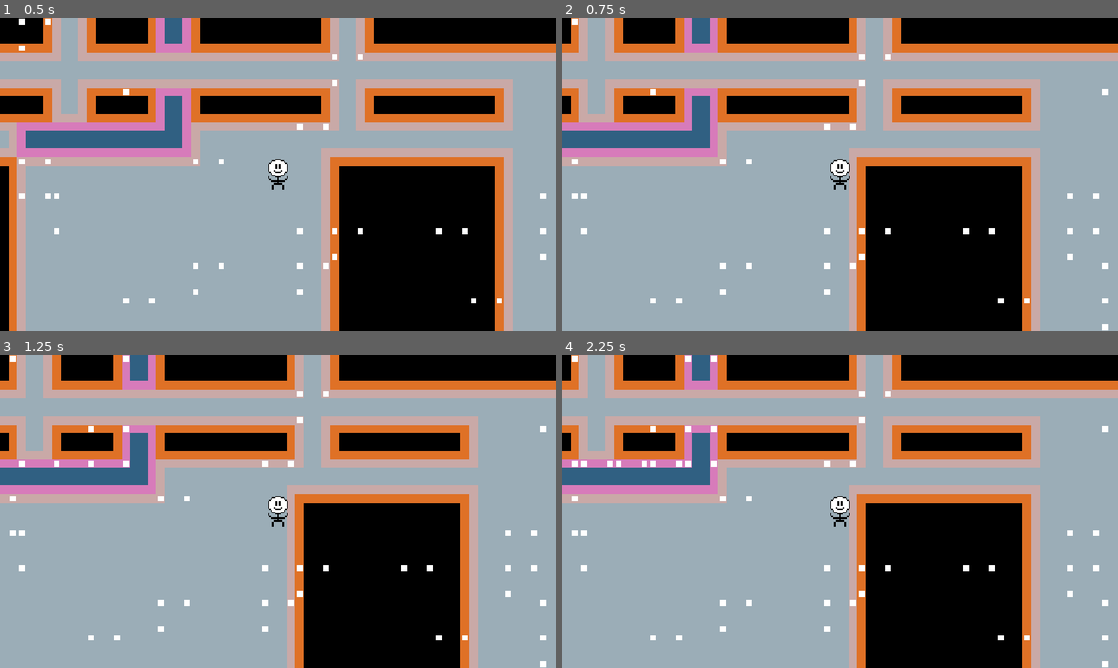
Above: before the commit, frames 1-4 (two rows, left to right).
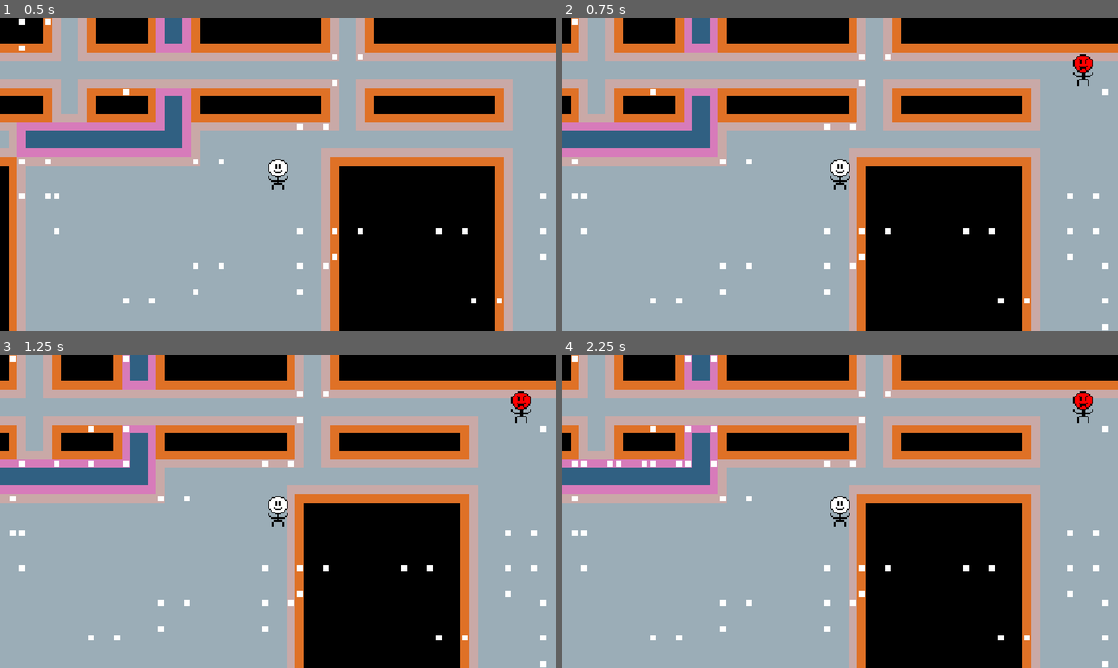
Above: after the commit, the same moments.

Repository: jessica-seabolt/novice
Game: Godot game, scene res://dungeon/dungeon.tscn
Same seed, same stepped clock (60 frames per second), same inputs: the game is played once before the commit and once after it.
Inputs:
- Up to frame 1 (0.5 s): no input
- Up to frame 2 (0.75 s): tap Enter at 0.5 s; hold D (move_right) from 0.53 s (still down); hold Shift (sprint) from 0.53 s (still down)
- Up to frame 3 (1.25 s): keep holding D (move_right); keep holding Shift (sprint)
- Up to frame 4 (2.25 s): tap Space at 1.25 s; release D (move_right) at 1.28 s; release Shift (sprint) at 1.28 s; hold S (move_down) 1.28-2.03 s; tap Shift (sprint) at 1.35 s; tap Enter at 2 s; hold D (move_right) from 2.03 s (still down); hold Shift (sprint) from 2.03 s (still down)

Frame 1 is identical in both runs. In frame 2, 0.2% of the frame differs, in the area x 91-96%, y 11-22%; in frame 3, 0.2%; in frame 4, 0.2%.

Commit message:
Add mobs; build entities from components
- Entity is the class for anything that stands on a floor and
  takes turns. What it does on its turn comes from child components
- FloorState holds what entities need about the current floor
- MoveRules blocks stepping onto an occupied tile; RunRules also stops
  a run next to any entity
- Config sets a min and max mob count. Mobs spawn on reachable room
  tiles, never on the player or each other, but may start on stairs
  or in doorways
- WanderAI tells mobs how to traverse dungeon floors
- TurnSystem holds entities and can remove them
- Split the test sprite into player and mob sprites
- README: rename enemies to mobs and tick the item
- The printed floor grid now respects DebugConfig.DEBUG_GRID
- Plot against my cat

Diff:
--- a/dungeon/config/dc_test.tres
+++ b/dungeon/config/dc_test.tres
@@ -10,4 +10,6 @@
 dead_end_chance = 0.5
 river_count_min = 1
 river_count_max = 10
+mob_count_min = 3
+mob_count_max = 6
 metadata/_custom_type_script = "uid://ckcnwl4yosetn"
--- a/dungeon/config/dungeon_config.gd
+++ b/dungeon/config/dungeon_config.gd
@@ -2,8 +2,8 @@
 ## Holds configuration for dungeon generation, including room sizes, counts, and layout
 
 enum StairDirection {
-    DOWN, ## Each floor leads deeper
-    UP, ## Each floor leads higher, like a tower
+    UP, ## Dungeon uses regular floors
+    DOWN, ## Dungeon uses basement floors
 }
 
 ## Portion of FloorGrid's max width/height to actually use for this floor
@@ -49,3 +49,7 @@
 
 ## How many floors this dungeon has
 @export_range(1, 99) var floor_count: int = 10
+
+## Min and max number of mobs to spawn on this floor
+@export_range(0, 100) var mob_count_min: int = 0
+@export_range(0, 100) var mob_count_max: int = 0
--- /dev/null
+++ b/dungeon/data/floor_state.gd
@@ -0,0 +1,47 @@
+class_name FloorState extends RefCounted
+## Everything entities need to know about the floor they're on, rebuilt for each floor
+
+var grid: FloorGrid
+var rooms: Array[DungeonRoom]
+var reachable_tiles: Array[Vector2i]
+var rng: RandomNumberGenerator
+var occupancy: Occupancy = Occupancy.new()
+## How long a step's slide takes this turn
+## The player sets it as they move, so everything slides at the player's pace
+var step_duration: float = 0.15
+## 8-direction paths over the finished floor, shared by every entity that needs one
+var pathfinder: AStarGrid2D
+
+
+func _init(
+    floor_grid: FloorGrid,
+    floor_rooms: Array[DungeonRoom],
+    floor_reachable_tiles: Array[Vector2i],
+    floor_rng: RandomNumberGenerator
+) -> void:
+    grid = floor_grid
+    rooms = floor_rooms
+    reachable_tiles = floor_reachable_tiles
+    rng = floor_rng
+    pathfinder = _build_pathfinder(floor_grid)
+
+
+# Walls and water are solid, and a diagonal step is only allowed when both tiles beside its
+# corner are open, so every step a path takes is one MoveRules allows too
+# Entities aren't included, since they move every turn; blocking is checked as each step is taken
+static func _build_pathfinder(floor_grid: FloorGrid) -> AStarGrid2D:
+    var astar: AStarGrid2D = AStarGrid2D.new()
+    astar.region = Rect2i(0, 0, floor_grid.width, floor_grid.height)
+    astar.cell_size = Vector2(1, 1)
+    astar.diagonal_mode = AStarGrid2D.DIAGONAL_MODE_ONLY_IF_NO_OBSTACLES
+    astar.default_compute_heuristic = AStarGrid2D.HEURISTIC_OCTILE
+    astar.default_estimate_heuristic = AStarGrid2D.HEURISTIC_OCTILE
+    astar.update()
+
+    for y: int in range(floor_grid.height):
+        for x: int in range(floor_grid.width):
+            var p: Vector2i = Vector2i(x, y)
+            if not floor_grid.is_ground(p):
+                astar.set_point_solid(p, true)
+
+    return astar
--- /dev/null
+++ b/dungeon/data/occupancy.gd
@@ -0,0 +1,23 @@
+class_name Occupancy extends RefCounted
+## Tracks which entity is standing on which tile of a floor
+
+# Maps a tile to the entity standing on it
+var _entities: Dictionary = {}
+
+
+func is_occupied(p: Vector2i) -> bool:
+    return _entities.has(p)
+
+
+## The entity standing on p, or null if the tile is empty
+func get_entity(p: Vector2i) -> Entity:
+    return _entities.get(p)
+
+
+func place(entity: Entity, p: Vector2i) -> void:
+    _entities[p] = entity
+
+
+func move(entity: Entity, from: Vector2i, to: Vector2i) -> void:
+    _entities.erase(from)
+    _entities[to] = entity
--- a/dungeon/dungeon.gd
+++ b/dungeon/dungeon.gd
@@ -3,12 +3,14 @@
 
 const TEST_CONFIG = preload("res://dungeon/config/dc_test.tres")
 const PLAYER_SCENE: PackedScene = preload("res://entity/player/player.tscn")
+const MOB_SCENE: PackedScene = preload("res://entity/mob/mob.tscn")
 
 var config: DungeonConfig
-var grid: FloorGrid
-var player: Player
+var floor_state: FloorState
+var player: Entity
 var turn_system: TurnSystem
 var floor_number: int = 1
+var mobs: Array[Entity] = []
 
 @onready var floor_layer: TileMapLayer = $FloorLayer
 @onready var feature_layer: TileMapLayer = $FeatureLayer
@@ -24,15 +26,17 @@
 # Builds a fresh floor, puts the player on it, and starts taking turns
 func _start_floor() -> void:
     var ctx: GenerationContext = _generate_floor()
-    player.setup(grid, floor_layer, ctx.player_spawn)
+    floor_state = FloorState.new(ctx.grid, ctx.rooms, ctx.reachable_tiles, ctx.rng)
+    player.setup(floor_state, floor_layer, ctx.player_spawn)
+    _spawn_mobs(ctx)
     print("Floor ", floor_number)
     turn_system.run()
 
 
-func _on_actor_acted(actor: Player) -> void:
+func _on_actor_acted(actor: Entity) -> void:
     if actor != player:
         return
-    if grid.get_tile(player.grid_position).feature != DungeonTile.Feature.STAIRS:
+    if floor_state.grid.get_tile(player.grid_position).feature != DungeonTile.Feature.STAIRS:
         return
     if floor_number >= config.floor_count:
         return # The last floor's stairs lead nowhere yet
@@ -42,7 +46,7 @@
 
 
 func _generate_floor() -> GenerationContext:
-    grid = FloorGrid.new()
+    var grid: FloorGrid = FloorGrid.new()
     var floor_width: int = floori(float(FloorGrid.MAX_WIDTH) * config.grid_usage)
     var floor_height: int = floori(float(FloorGrid.MAX_HEIGHT) * config.grid_usage)
     grid.build(floor_width, floor_height)
@@ -55,7 +59,8 @@
     SpawnGenerator.generate(ctx)
     FloorRenderer.render(grid, floor_layer)
     FeatureRenderer.render(grid, feature_layer, config.stair_direction)
-    grid.print_grid()
+    if DebugConfig.DEBUG_GRID:
+        grid.print_grid()
 
     return ctx
 
@@ -65,6 +70,25 @@
     add_child(player)
 
 
+func _spawn_mobs(ctx: GenerationContext) -> void:
+    _reset_mobs()
+
+    for spawn: Vector2i in ctx.mob_spawns:
+        var mob: Entity = MOB_SCENE.instantiate()
+        add_child(mob)
+        mob.setup(floor_state, floor_layer, spawn)
+        turn_system.add_actor(mob)
+        mobs.append(mob)
+
+
+func _reset_mobs() -> void:
+    for mob: Entity in mobs:
+        turn_system.remove_actor(mob)
+        mob.queue_free()
+
+    mobs.clear()
+
+
 func _setup_turn_system() -> void:
     turn_system = TurnSystem.new()
     turn_system.add_actor(player)
--- a/dungeon/generation/generation_context.gd
+++ b/dungeon/generation/generation_context.gd
@@ -8,6 +8,7 @@
 var astar: AStarGrid2D
 var reachable_tiles: Array[Vector2i]
 var player_spawn: Vector2i
+var mob_spawns: Array[Vector2i]
 
 var _next_room_id: int
 
--- a/dungeon/generation/spawn_generator.gd
+++ b/dungeon/generation/spawn_generator.gd
@@ -4,7 +4,7 @@
 const NO_TILE: Vector2i = Vector2i(-1, -1)
 
 
-## Places the player and the stairs, each on a reachable tile in a random room
+## Places the player, the stairs and the mobs, each on a reachable tile in a random room
 ## Stairs never go in a doorway
 static func generate(ctx: GenerationContext) -> void:
     ctx.player_spawn = _random_room_tile(ctx, [])
@@ -16,6 +16,18 @@
         push_error("SpawnGenerator found no free tile for the stairs")
         return
     ctx.grid.get_tile(stairs).feature = DungeonTile.Feature.STAIRS
+
+    var mob_count: int = ctx.rng.randi_range(ctx.config.mob_count_min, ctx.config.mob_count_max)
+
+    # Mobs may start on the stairs or in doorways, just never on the player or each other
+    var taken: Array[Vector2i] = [ctx.player_spawn]
+    for _i: int in range(mob_count):
+        var spawn_tile: Vector2i = _random_room_tile(ctx, taken)
+        if spawn_tile == NO_TILE:
+            break
+
+        ctx.mob_spawns.append(spawn_tile)
+        taken.append(spawn_tile)
 
 
 # A random reachable tile in a random room, skipping excluded tiles
--- a/dungeon/turn_system.gd
+++ b/dungeon/turn_system.gd
@@ -1,15 +1,18 @@
 class_name TurnSystem extends RefCounted
 ## Decides who acts next, and asks each actor to take its turn
 
+signal actor_acted(actor: Entity)
 
-signal actor_acted(actor: Player)
-
-var _actors: Array[Player] = []
+var _actors: Array[Entity] = []
 var _running: bool = false
 
 
-func add_actor(actor: Player) -> void:
+func add_actor(actor: Entity) -> void:
     _actors.append(actor)
+
+
+func remove_actor(actor: Entity) -> void:
+    _actors.erase(actor)
 
 
 ## Runs turns one actor at a time, until stop() is called
@@ -18,7 +21,7 @@
         return
     _running = true
     while _running:
-        for actor: Player in _actors:
+        for actor: Entity in _actors:
             await actor.take_turn()
             actor_acted.emit(actor)
             if not _running:
--- /dev/null
+++ b/entity/entity.gd
@@ -0,0 +1,58 @@
+class_name Entity extends Node2D
+## Anything that stands on a floor and takes turns
+
+signal placed
+
+var grid_position: Vector2i
+var floor_state: FloorState
+
+var _tilemap_layer: TileMapLayer
+var _step_tween: Tween
+# Where the current slide ends
+var _slide_target: Vector2
+var _turn: Callable
+
+
+## Places the entity on a floor, cancelling any slide still in progress
+func setup(state: FloorState, tilemap_layer: TileMapLayer, spawn: Vector2i) -> void:
+    if _step_tween != null:
+        _step_tween.kill()
+
+    floor_state = state
+    _tilemap_layer = tilemap_layer
+    grid_position = spawn
+    position = _tilemap_layer.map_to_local(spawn)
+    floor_state.occupancy.place(self, spawn)
+    placed.emit()
+
+
+## Gives the entity the function that decides and makes its move each turn
+func set_turn(turn: Callable) -> void:
+    _turn = turn
+
+
+func take_turn() -> void:
+    await _turn.call()
+
+
+## Moves one tile on the grid right away, then slides the sprite over to match
+func step(direction: Vector2i, duration: float) -> void:
+    var to: Vector2i = grid_position + direction
+    floor_state.occupancy.move(self, grid_position, to)
+    grid_position = to
+
+    # A slide that hasn't quite finished is completed rather than cut short, so its last frame
+    # of movement isn't lost
+    if _step_tween != null and _step_tween.is_running():
+        _step_tween.kill()
+        position = _slide_target
+
+    _slide_target = _tilemap_layer.map_to_local(grid_position)
+    _step_tween = create_tween()
+    _step_tween.tween_property(self, "position", _slide_target, duration)
+
+
+## Waits until the last step has finished sliding, if it hasn't already
+func finish_slide() -> void:
+    if _step_tween != null and _step_tween.is_running():
+        await _step_tween.finished
--- /dev/null
+++ b/entity/mob/mob.tscn
@@ -0,0 +1,26 @@
+[gd_scene format=3 uid="uid://dluvjylmt78d4"]
+
+[ext_resource type="Texture2D" uid="uid://v3ud3ljskmyo" path="res://graphics/sprites/test_mob_sprite.png" id="1_118eo"]
+[ext_resource type="Script" uid="uid://dg5llvtgjj0qd" path="res://entity/entity.gd" id="1_v52id"]
+[ext_resource type="Script" uid="uid://ciq2rmo2kfkk7" path="res://entity/mob/wander_ai.gd" id="3_hcqmy"]
+
+[sub_resource type="SpriteFrames" id="SpriteFrames_86mg2"]
+animations = [{
+"frames": [{
+"duration": 1.0,
+"texture": ExtResource("1_118eo")
+}],
+"loop": 1,
+"name": &"default",
+"speed": 5.0
+}]
+
+[node name="Mob" type="Node2D" unique_id=1132814981]
+script = ExtResource("1_v52id")
+
+[node name="AnimatedSprite2D" type="AnimatedSprite2D" parent="." unique_id=1269501177]
+sprite_frames = SubResource("SpriteFrames_86mg2")
+
+[node name="WanderAI" type="Node" parent="." unique_id=278508503]
+script = ExtResource("3_hcqmy")
+metadata/_custom_type_script = "uid://ciq2rmo2kfkk7"
--- /dev/null
+++ b/entity/mob/wander_ai.gd
@@ -0,0 +1,71 @@
+class_name WanderAI extends Node
+## Walks its entity from room to room: heads for a random room it isn't in, then picks another
+## Must be a direct child of the Entity it controls
+
+const NO_ROOM: int = -1
+
+# Tiles still to walk to the target, next one first
+var _path: Array[Vector2i] = []
+var _target_room: int = NO_ROOM
+
+@onready var _entity: Entity = get_parent() as Entity
+
+
+func _ready() -> void:
+    _entity.set_turn(_take_turn)
+    _entity.placed.connect(_forget_target)
+
+
+# Picks a new target when needed, then takes one step toward it
+# A blocked step waits this turn and plans a fresh path next turn
+func _take_turn() -> void:
+    var state: FloorState = _entity.floor_state
+    if _path.is_empty() or _in_target_room(state):
+        _plan(state)
+    if _path.is_empty():
+        return # Nowhere to go, like a floor with only one room
+
+    var direction: Vector2i = _path[0] - _entity.grid_position
+    if not MoveRules.can_step(state, _entity.grid_position, direction):
+        _path.clear()
+        return
+
+    _path.remove_at(0)
+    _entity.step(direction, state.step_duration)
+
+
+# Chooses a random room other than the one it's in, then a reachable tile in that room to walk to
+func _plan(state: FloorState) -> void:
+    _path.clear()
+    var here: Vector2i = _entity.grid_position
+    var current_room: int = state.grid.get_tile(here).room_id
+
+    var choices: Array[DungeonRoom] = []
+    for room: DungeonRoom in state.rooms:
+        if room.id != current_room:
+            choices.append(room)
+    if choices.is_empty():
+        return
+    var target: DungeonRoom = choices[state.rng.randi_range(0, choices.size() - 1)]
+
+    var tiles: Array[Vector2i] = []
+    for p: Vector2i in state.reachable_tiles:
+        if state.grid.get_tile(p).room_id == target.id:
+            tiles.append(p)
+    if tiles.is_empty():
+        return
+
+    _target_room = target.id
+    var goal: Vector2i = tiles[state.rng.randi_range(0, tiles.size() - 1)]
+    _path = state.pathfinder.get_id_path(here, goal)
+    if not _path.is_empty():
+        _path.remove_at(0) # The first tile is the one it's standing on
+
+
+func _in_target_room(state: FloorState) -> bool:
+    return state.grid.get_tile(_entity.grid_position).room_id == _target_room
+
+
+func _forget_target() -> void:
+    _path.clear()
+    _target_room = NO_ROOM
--- a/entity/move_rules.gd
+++ b/entity/move_rules.gd
@@ -1,11 +1,12 @@
 class_name MoveRules extends RefCounted
-## Decides whether a creature can step from one tile to a neighbouring one
+## Decides whether an entity can step from one tile to a neighbouring one
 
 
 ## Whether something standing on "from" can step one tile in "direction", diagonals included
-static func can_step(grid: FloorGrid, from: Vector2i, direction: Vector2i) -> bool:
+static func can_step(state: FloorState, from: Vector2i, direction: Vector2i) -> bool:
+    var grid: FloorGrid = state.grid
     var to: Vector2i = from + direction
-    if not grid.is_ground(to):
+    if not grid.is_ground(to) or state.occupancy.is_occupied(to):
         return false
 
     # A diagonal step can't cut across the corner of a wall
--- a/entity/player/player.tscn
+++ b/entity/player/player.tscn
@@ -1,7 +1,8 @@
 [gd_scene format=3 uid="uid://jn4w2opxosxp"]
 
-[ext_resource type="Script" uid="uid://dy3jluem0hnvd" path="res://entity/player/player.gd" id="1_e6ar1"]
-[ext_resource type="Texture2D" uid="uid://2jb32pypqpnd" path="res://graphics/sprites/test_sprite.png" id="2_4pl66"]
+[ext_resource type="Script" uid="uid://dg5llvtgjj0qd" path="res://entity/entity.gd" id="1_entity"]
+[ext_resource type="Script" uid="uid://dy3jluem0hnvd" path="res://entity/player/player_control.gd" id="1_e6ar1"]
+[ext_resource type="Texture2D" uid="uid://2jb32pypqpnd" path="res://graphics/sprites/test_player_sprite.png" id="2_4pl66"]
 
 [sub_resource type="SpriteFrames" id="SpriteFrames_86mg2"]
 animations = [{
@@ -15,10 +16,13 @@
 }]
 
 [node name="Player" type="Node2D" unique_id=1132814981]
-script = ExtResource("1_e6ar1")
+script = ExtResource("1_entity")
 
 [node name="AnimatedSprite2D" type="AnimatedSprite2D" parent="." unique_id=1269501177]
 sprite_frames = SubResource("SpriteFrames_86mg2")
 
 [node name="Camera2D" type="Camera2D" parent="." unique_id=1952857559]
 zoom = Vector2(3, 3)
+
+[node name="PlayerControl" type="Node" parent="." unique_id=1447607903]
+script = ExtResource("1_e6ar1")
--- a/entity/player/player.gd
+++ b/entity/player/player_control.gd
@@ -1,5 +1,6 @@
-class_name Player extends Node2D
-## The player's character
+class_name PlayerControl extends Node
+## Lets the player choose their entity's moves from input, including running
+## Must be a direct child of the Entity it controls
 
 ## How long one step takes to slide, in seconds
 const STEP_DURATION: float = 0.15
@@ -9,15 +10,18 @@
 const DIAGONAL_GRACE: float = 0.05
 const MOVE_ACTIONS: Array[StringName] = [&"move_up", &"move_down", &"move_left", &"move_right"]
 
-var grid_position: Vector2i
-
-var _grid: FloorGrid
-var _tilemap_layer: TileMapLayer
-var _step_tween: Tween
 # The direction of the current run, or zero when not running
 var _run_direction: Vector2i = Vector2i.ZERO
 # Set when a run stops, so a direction still held from it doesn't walk on by itself
 var _needs_fresh_press: bool = false
+
+@onready var _entity: Entity = get_parent() as Entity
+
+
+func _ready() -> void:
+    _entity.set_turn(_take_turn)
+    # Arriving on a floor never carries a run or a held key over
+    _entity.placed.connect(_stop_run)
 
 
 func _unhandled_input(event: InputEvent) -> void:
@@ -28,34 +32,21 @@
     get_viewport().set_input_as_handled()
 
 
-## Places the player on the floor it will be walking around
-func setup(floor_grid: FloorGrid, tilemap_layer: TileMapLayer, spawn: Vector2i) -> void:
-    if _step_tween != null:
-        _step_tween.kill()
-    _stop_run()
+# Waits for the player to choose a move they're allowed to make, then makes it
+# While running, keeps stepping on its own until RunRules says to stop
+func _take_turn() -> void:
+    await _entity.finish_slide()
 
-    _grid = floor_grid
-    _tilemap_layer = tilemap_layer
-    grid_position = spawn
-    position = _tilemap_layer.map_to_local(spawn)
-
-
-## Waits for the player to choose a move they're allowed to make, then makes it
-## While running, keeps stepping on its own until RunRules says to stop
-func take_turn() -> void:
-    # Let the last step finish sliding before choosing the next
-    if _step_tween != null and _step_tween.is_running():
-        await _step_tween.finished
-
+    var state: FloorState = _entity.floor_state
     if _run_direction != Vector2i.ZERO:
-        if RunRules.should_continue(_grid, grid_position, _run_direction):
+        if RunRules.should_continue(state, _entity.grid_position, _run_direction):
             _step(_run_direction, RUN_STEP_DURATION)
             return
         _stop_run()
 
     while true:
         var direction: Vector2i = await _wait_for_direction()
-        if MoveRules.can_step(_grid, grid_position, direction):
+        if MoveRules.can_step(state, _entity.grid_position, direction):
             # A direction pressed with sprint held starts a run, and that press is its first step
             if Input.is_action_pressed(&"sprint"):
                 _run_direction = direction
@@ -93,12 +84,10 @@
     return direction
 
 
-# Moves on the grid, then slides the sprite over to match
+# Sets the floor's pace to this step's speed, so everything else slides along with the player
 func _step(direction: Vector2i, duration: float) -> void:
-    grid_position += direction
-    var target: Vector2 = _tilemap_layer.map_to_local(grid_position)
-    _step_tween = create_tween()
-    _step_tween.tween_property(self, "position", target, duration)
+    _entity.floor_state.step_duration = duration
+    _entity.step(direction, duration)
 
 
 func _stop_run() -> void:
--- a/entity/run_rules.gd
+++ b/entity/run_rules.gd
@@ -3,11 +3,14 @@
 
 
 ## Whether a run standing on "at" should take another step in "direction"
-static func should_continue(grid: FloorGrid, at: Vector2i, direction: Vector2i) -> bool:
-    if not MoveRules.can_step(grid, at, direction):
+static func should_continue(state: FloorState, at: Vector2i, direction: Vector2i) -> bool:
+    var grid: FloorGrid = state.grid
+    if not MoveRules.can_step(state, at, direction):
         return false
     # Always stops beside stairs, so they can't be run past by accident
     if _near_stairs(grid, at):
+        return false
+    if _next_to_entity(state, at):
         return false
 
     if grid.is_room(at):
@@ -35,6 +38,15 @@
     return false
 
 
+# Temporary: the original games stop a run when a mob comes into view, which needs line of sight
+static func _next_to_entity(state: FloorState, at: Vector2i) -> bool:
+    for y: int in range(-1, 2):
+        for x: int in range(-1, 2):
+            if (x != 0 or y != 0) and state.occupancy.is_occupied(at + Vector2i(x, y)):
+                return true
+    return false
+
+
 static func _near_stairs(grid: FloorGrid, at: Vector2i) -> bool:
     for y: int in range(-1, 2):
         for x: int in range(-1, 2):
Not shown, added: dungeon/data/floor_state.gd.uid
Not shown, added: dungeon/data/occupancy.gd.uid
Not shown, added: entity/entity.gd.uid
Not shown, added: entity/mob/wander_ai.gd.uid
Renamed: entity/player/player.gd.uid -> entity/player/player_control.gd.uid
Binary file added: graphics/sprites/test_mob_sprite.png
Not shown, added: graphics/sprites/test_mob_sprite.png.import
Renamed: graphics/sprites/test_sprite.png -> graphics/sprites/test_player_sprite.png
Not shown, changed: graphics/sprites/test_player_sprite.png.import
